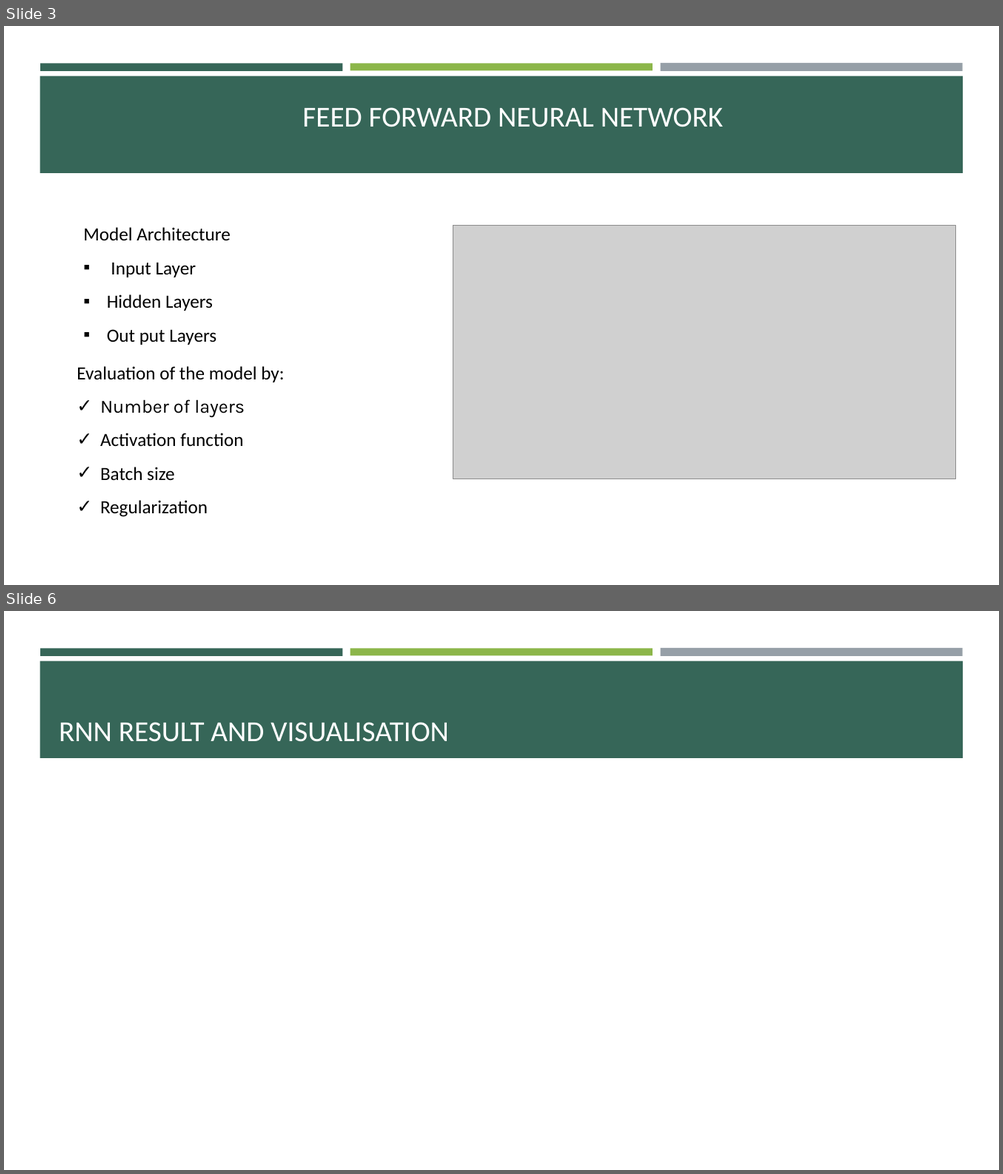
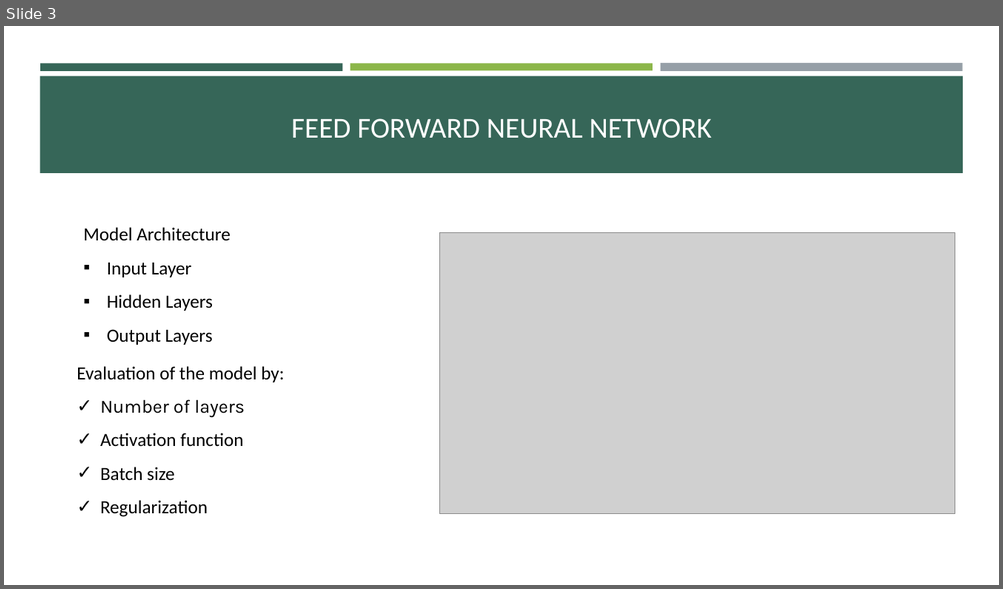
Before and after one commit to mrshokri/DAT-550, a slide deck: Presentation.pptx. Shown one above the other, each under a label of ours: slides 3 and 6 before the commit, slide 3 after it; the slides between them are not shown. The pictures are 1003x1174 and 1003x589 pixels, drawn with LibreOffice and Linux fonts; fonts in the diff are those of the drawing; grey boxes stand for pictures. Boxes give left, top, right and bottom in pixels: in the first picture for what was removed or moved away, otherwise in the second. Text is boxed around its words. In the diff, an @@ line names an element or a change of style, - is before the commit and + after.

```diff
--- a/Presentation.pptx
+++ b/Presentation.pptx
@@ slide 6 removed at [4,611,999,1170], background #FFFFFF; not listed: 4 template elements that a slide beside it also shows @@
@@ title removed at [59,722,449,742] @@
-RNN RESULT AND VISUALISATION
@@ slide 3 changed as well @@
@@ title "FEED FORWARD NEURAL NETWORK": place and size @@
-title "FEED FORWARD NEURAL NETWORK" at [302,107,723,127]
+title "FEED FORWARD NEURAL NETWORK" at [291,118,711,138]
@@ picture: place and size @@
-picture at [453,226,956,480]
+picture at [440,233,956,514]
@@ text at [107,329,213,345]: spaces changed @@
-▪ Out put Layers
+▪ Output Layers
```
Also in this commit, not shown: 3 other slides changed, 4 slides added, 3 other slides removed, 1 other file.
